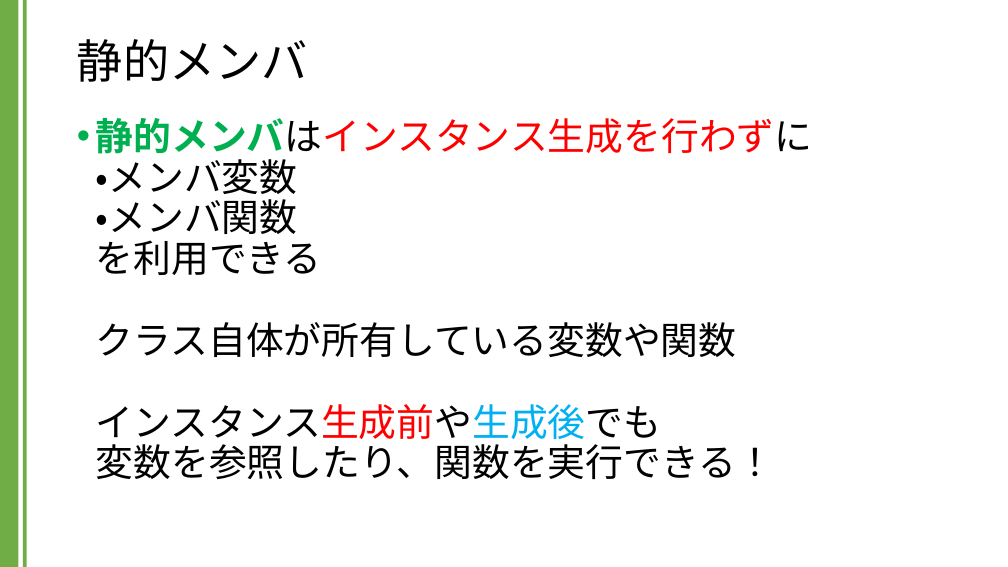
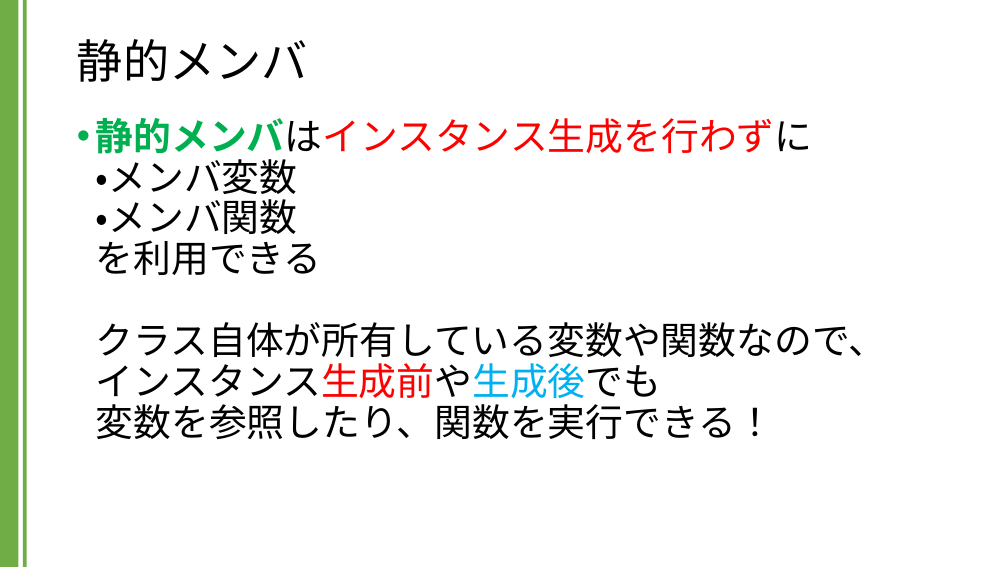
Before and after one commit to kic-murata/cpp2024, a slide deck: slide 10 of 授業資料/講義資料：静的メンバ.pptx. Drawn at 1008x567 pixels with LibreOffice and Linux fonts; fonts in the diff are those of the drawing. Boxes give left, top, right and bottom in pixels: in the first picture for what was removed or moved away, otherwise in the second. Text is boxed around its words. In the diff, an @@ line names an element or a change of style, - is before the commit and + after.

```diff
--- a/授業資料/講義資料：静的メンバ.pptx
+++ b/授業資料/講義資料：静的メンバ.pptx
@@ text at (96, 118, 886, 439): text changed @@
-• 静的メンバはインスタンス生成を行わずに
-  ・メンバ変数
-  ・メンバ関数
-  を利用できる
-  クラス自体が所有している変数や関数
-  インスタンス生成前や生成後でも
-  変数を参照したり、関数を実行できる！
+• 静的メンバはインスタンス生成を行わずに
+  ・メンバ変数
+  ・メンバ関数
+  を利用できる
+  クラス自体が所有している変数や関数なので、
+  インスタンス生成前や生成後でも
+  変数を参照したり、関数を実行できる！
```
Also in this commit, not shown: 4 other slides changed, 4 other files.
